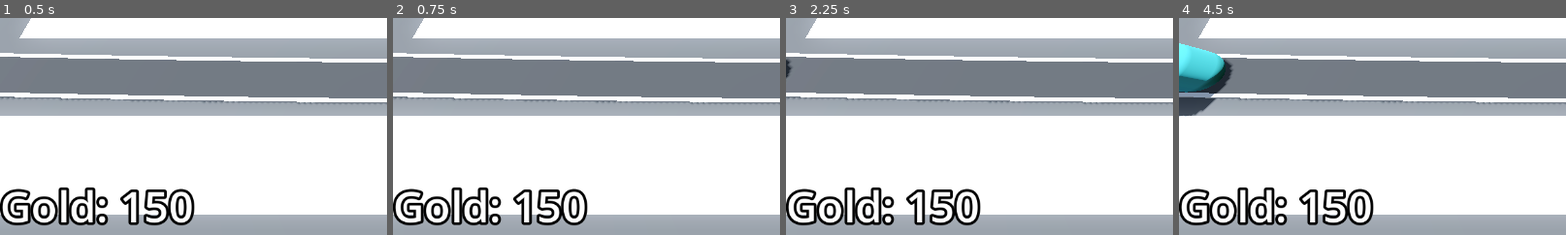
Above: before the commit, frames 1-4 (left to right).
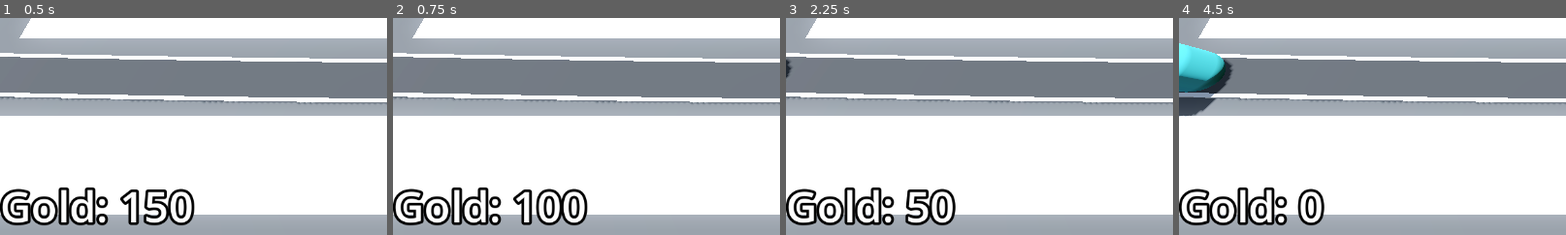
Above: after the commit, the same moments.

Repository: Rubix334/Barbarian_blaster
Game: Godot game, scene res://base_level.tscn
Two runs of this game, one before a commit and one after it. Both use one fixed random seed, a clock stepped at 60 frames per second and the inputs below.
Inputs (mouse positions are % of the whole screen's width and height, from its top left):
- Up to frame 1 (0.5 s): no input
- Up to frame 2 (0.75 s): tap Enter at 0.5 s; move the mouse to (72, 45) at 0.52 s; click (72, 45) at 0.6 s
- Up to frame 3 (2.25 s): tap Space at 1.25 s; move the mouse to (30, 55) at 1.27 s; click (30, 55) at 1.35 s; tap Enter at 2 s; move the mouse to (60, 28) at 2.02 s; click (60, 28) at 2.1 s
- Up to frame 4 (4.5 s): move the mouse to (45, 70) at 2.77 s; click (45, 70) at 2.85 s; move the mouse to (80, 65) at 3.52 s; click (80, 65) at 3.6 s; move the mouse to (20, 35) at 4.27 s; click (20, 35) at 4.35 s
The pictures show only the part of the screen within x 0-50%, y 50-100%; the shares and areas given below are measured in that part.

Frame 1 is identical in both runs. In frame 2, 0.6% of the frame differs, in the area x 36-44%, y 78-96%; in frame 3, 1.9%; in frame 4, 2.1%, in the area x 30-51%, y 78-96%.

Commit message:
bank complete

Diff:
--- a/Enemy/enemy.gd
+++ b/Enemy/enemy.gd
@@ -4,8 +4,11 @@
 @export var speed :float = 10.0
 
 @onready var base : Base = get_tree().get_first_node_in_group("base")
+@onready var bank := get_tree().get_first_node_in_group("bank")
 
 @export var max_health := 50
+
+@export var gold_reward := 25
 
 var health : int:
 	set(new_health):
@@ -13,6 +16,7 @@
 			$AnimationPlayer.play("take_damage")
 		health = new_health
 		if health <= 0:
+			bank.gold += gold_reward
 			queue_free()
 
 # Called when the node enters the scene tree for the first time.
--- a/RayPickerCamera/ray_picker_camera.gd
+++ b/RayPickerCamera/ray_picker_camera.gd
@@ -1,7 +1,18 @@
 extends Camera3D
+
+
+
 @onready var raycast_3d: RayCast3D = $RayCast3D
 @export var turret_manger : TurretManager
 @export var gridmap : GridMap
+
+@onready var bank := get_tree().get_first_node_in_group('bank')
+@export_enum("easy","medium","hard") var difficulty : String
+var tower_dict = {"easy":50,"medium":100,"hard":150}
+var tower_cost : int
+
+func _ready() -> void:
+	tower_cost = tower_dict[difficulty]
 
 func _process(delta: float) -> void:
 	var mouse_pos : Vector2 = get_viewport().get_mouse_position()
@@ -14,11 +25,12 @@
 		if collider is GridMap:
 			var collision_point = raycast_3d.get_collision_point()
 			var cell = gridmap.local_to_map(collision_point)
-			if gridmap.get_cell_item(cell) == 0:
+			if gridmap.get_cell_item(cell) == 0 and bank.gold >= tower_cost:
 				Input.set_default_cursor_shape(Input.CURSOR_POINTING_HAND)
 				if Input.is_action_just_pressed("click"):
 					gridmap.set_cell_item(cell, 1)
 					var tile_pos = gridmap.map_to_local(cell)
 					turret_manger.build_turret(tile_pos)
+					bank.gold -= tower_cost
 			else:
 				Input.set_default_cursor_shape(Input.CURSOR_ARROW)
--- a/base_level.tscn
+++ b/base_level.tscn
@@ -45,7 +45,7 @@
 
 [node name="BaseLevel" type="Node3D"]
 
-[node name="Bank" type="MarginContainer" parent="."]
+[node name="Bank" type="MarginContainer" parent="." groups=["bank"]]
 anchors_preset = 15
 anchor_right = 1.0
 anchor_bottom = 1.0
@@ -78,6 +78,7 @@
 transform = Transform3D(1, 0, 0, 0, 0.42261824, 0.9063078, 0, -0.9063078, 0.42261824, 0, 14.5, 9.5)
 turret_manger = NodePath("../TurretManager")
 gridmap = NodePath("../GridMap")
+difficulty = "easy"
 
 [node name="GridMap" type="GridMap" parent="."]
 mesh_library = ExtResource("1_bo3yr")
--- a/project.godot
+++ b/project.godot
@@ -19,6 +19,7 @@
 
 base=""
 enemy_area=""
+bank=""
 
 [input]
 
